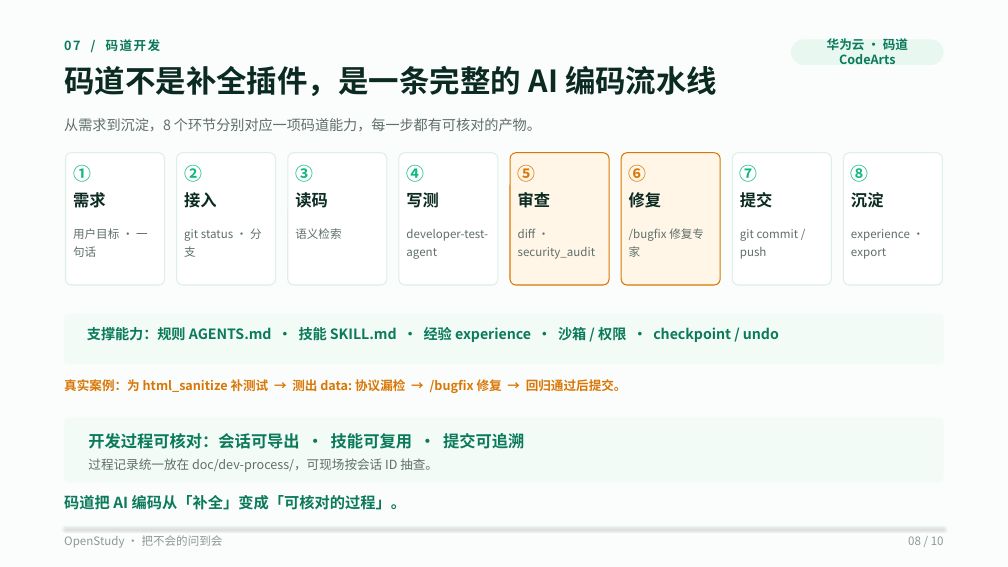
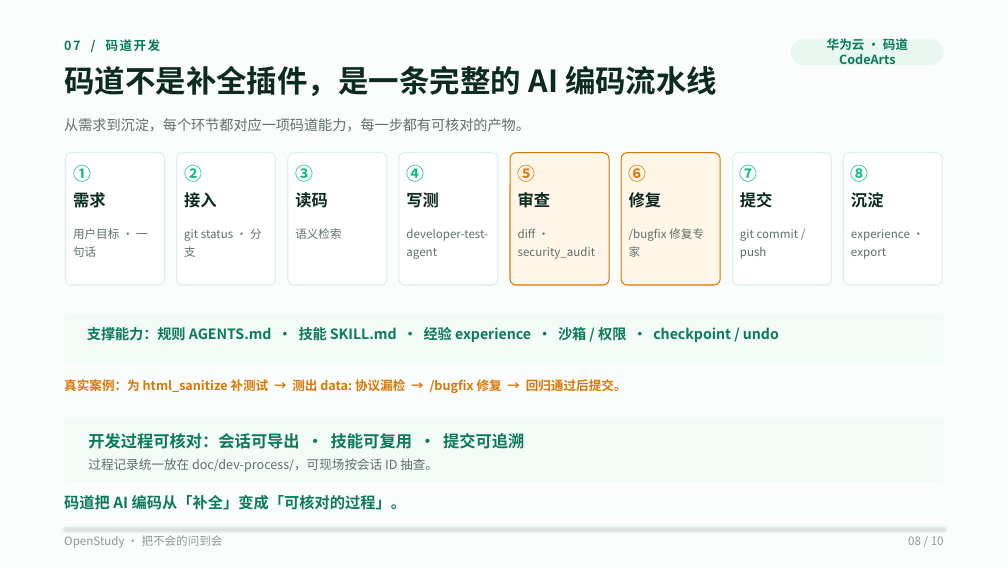
Before and after one commit to wufeng1234567/openstudy-fastapi-ts, a slide deck: slide 8 of doc/competition/OpenStudy-10页-V3-码道版.pptx. Drawn at 1008x567 pixels with LibreOffice and Linux fonts; fonts in the diff are those of the drawing. Boxes give left, top, right and bottom in pixels: in the first picture for what was removed or moved away, otherwise in the second. Text is boxed around its words. In the diff, an @@ line names an element or a change of style, - is before the commit and + after.

```diff
--- a/doc/competition/OpenStudy-10页-V3-码道版.pptx
+++ b/doc/competition/OpenStudy-10页-V3-码道版.pptx
@@ text at <box>64,118,530,132</box>: text changed @@
-从需求到沉淀，8 个环节分别对应一项码道能力，每一步都有可核对的产物。
+从需求到沉淀，每个环节都对应一项码道能力，每一步都有可核对的产物。
```
Also in this commit, not shown: 6 other slides changed, 4 other files.
